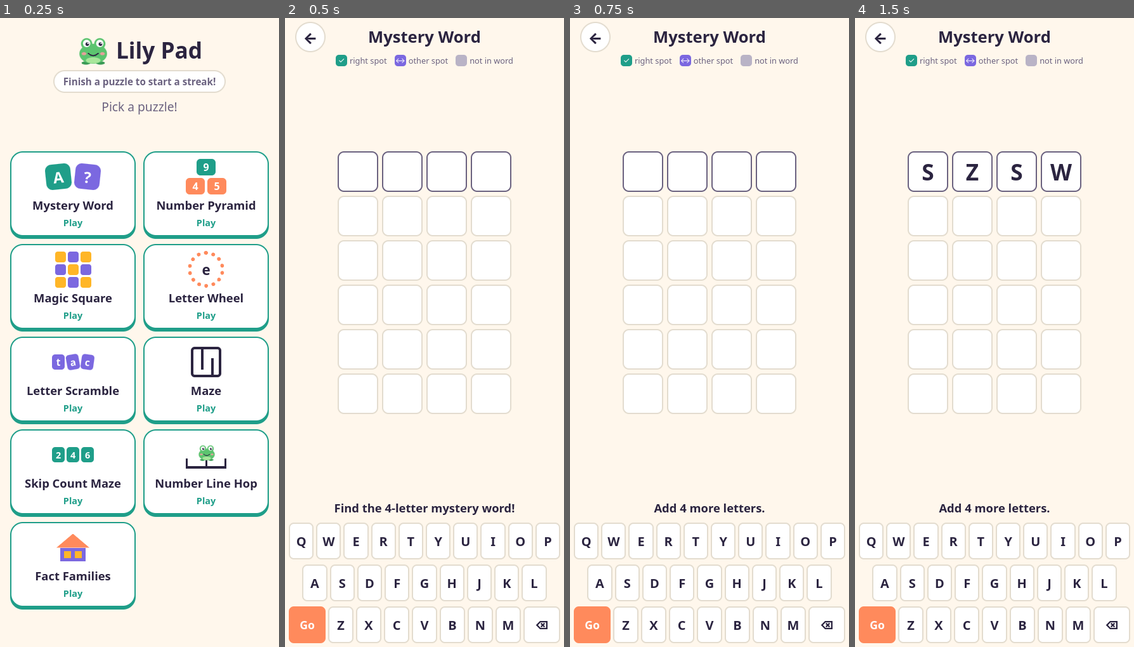
Above: before the commit, frames 1-4 (left to right).
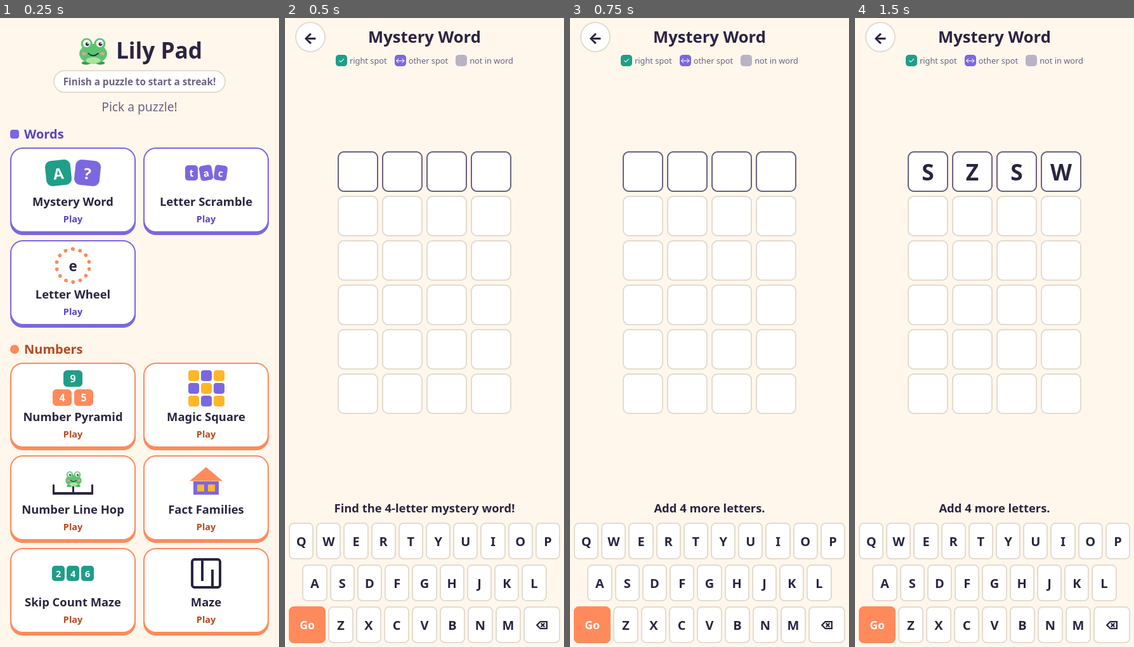
Above: after the commit, the same moments.

Repository: glee-builds/kids-puzzles
Game: browser game, page index.html
Two runs of this game, one before a commit and one after it. Both use one fixed random seed, a clock stepped at 60 frames per second and the inputs below.
Inputs:
- Up to frame 1 (0.25 s): no input
- Up to frame 2 (0.5 s): click "A ? Mystery Word Play" at 0.27 s
- Up to frame 3 (0.75 s): click "Go" at 0.52 s
- Up to frame 4 (1.5 s): hold S 1.03-1.3 s; tap Z at 1.1 s; hold W from 1.35 s (still down)

The runs differ from the first frame. In frame 1, 17% of the frame differs, in the area x 3-97%, y 17-99%; in frame 2, nothing differs; in frame 3, nothing differs; in frame 4, nothing differs.

Commit message:
Group the home screen into Words and Numbers sections
Co-Authored-By: Claude Opus 5.5 <noreply@anthropic.com>

Diff:
--- a/index.html
+++ b/index.html
@@ -18,8 +18,10 @@
         <p class="subtitle">Pick a puzzle!</p>
       </header>
 
-      <nav class="cards" aria-label="Puzzles">
-        <a class="card card-play" href="#mystery-word">
+      <section class="group group-words" aria-labelledby="group-words">
+        <h2 class="group-title" id="group-words">Words</h2>
+        <nav class="cards" aria-label="Words puzzles">
+        <a class="card card-play card-words" href="#mystery-word">
           <span class="card-art" aria-hidden="true">
             <span class="mini mini-a">A</span><span class="mini mini-q">?</span>
           </span>
@@ -27,7 +29,28 @@
           <span class="card-status" id="status-mystery-word">Play</span>
         </a>
 
-        <a class="card card-play" href="#number-pyramid">
+        <a class="card card-play card-words" href="#letter-scramble">
+          <span class="card-art" aria-hidden="true">
+            <span class="scramble-art"><span>t</span><span>a</span><span>c</span></span>
+          </span>
+          <span class="card-name">Letter Scramble</span>
+          <span class="card-status" id="status-letter-scramble">Play</span>
+        </a>
+
+        <a class="card card-play card-words" href="#letter-wheel">
+          <span class="card-art" aria-hidden="true">
+            <span class="wheel"><span>e</span></span>
+          </span>
+          <span class="card-name">Letter Wheel</span>
+          <span class="card-status" id="status-letter-wheel">Play</span>
+        </a>
+        </nav>
+      </section>
+
+      <section class="group group-numbers" aria-labelledby="group-numbers">
+        <h2 class="group-title" id="group-numbers">Numbers</h2>
+        <nav class="cards" aria-label="Numbers puzzles">
+        <a class="card card-play card-numbers" href="#number-pyramid">
           <span class="card-art" aria-hidden="true">
             <span class="bricks">
               <span class="brick-row"><span>9</span></span>
@@ -38,7 +61,7 @@
           <span class="card-status" id="status-number-pyramid">Play</span>
         </a>
 
-        <a class="card card-play" href="#magic-square">
+        <a class="card card-play card-numbers" href="#magic-square">
           <span class="card-art" aria-hidden="true">
             <span class="square-art"><span></span><span></span><span></span><span></span><span></span><span></span><span></span><span></span><span></span></span>
           </span>
@@ -46,55 +69,39 @@
           <span class="card-status" id="status-magic-square">Play</span>
         </a>
 
-        <a class="card card-play" href="#letter-wheel">
-          <span class="card-art" aria-hidden="true">
-            <span class="wheel"><span>e</span></span>
-          </span>
-          <span class="card-name">Letter Wheel</span>
-          <span class="card-status" id="status-letter-wheel">Play</span>
-        </a>
-
-
-        <a class="card card-play" href="#letter-scramble">
-          <span class="card-art" aria-hidden="true">
-            <span class="scramble-art"><span>t</span><span>a</span><span>c</span></span>
-          </span>
-          <span class="card-name">Letter Scramble</span>
-          <span class="card-status" id="status-letter-scramble">Play</span>
-        </a>
-
-        <a class="card card-play" href="#maze">
+        <a class="card card-play card-numbers" href="#number-line">
+          <span class="card-art" aria-hidden="true">
+            <span class="hop-art"><img class="hop-frog" src="assets/frog.svg" alt=""></span>
+          </span>
+          <span class="card-name">Number Line Hop</span>
+          <span class="card-status" id="status-number-line">Play</span>
+        </a>
+
+        <a class="card card-play card-numbers" href="#fact-families">
+          <span class="card-art" aria-hidden="true">
+            <span class="house-art"><span class="house-art-roof"></span><span class="house-art-body"><span></span><span></span></span></span>
+          </span>
+          <span class="card-name">Fact Families</span>
+          <span class="card-status" id="status-fact-families">Play</span>
+        </a>
+
+        <a class="card card-play card-numbers" href="#skip-maze">
+          <span class="card-art" aria-hidden="true">
+            <span class="skip-art"><span>2</span><span>4</span><span>6</span></span>
+          </span>
+          <span class="card-name">Skip Count Maze</span>
+          <span class="card-status" id="status-skip-maze">Play</span>
+        </a>
+
+        <a class="card card-play card-numbers" href="#maze">
           <span class="card-art" aria-hidden="true">
             <span class="maze-art"></span>
           </span>
           <span class="card-name">Maze</span>
           <span class="card-status" id="status-maze">Play</span>
         </a>
-
-        <a class="card card-play" href="#skip-maze">
-          <span class="card-art" aria-hidden="true">
-            <span class="skip-art"><span>2</span><span>4</span><span>6</span></span>
-          </span>
-          <span class="card-name">Skip Count Maze</span>
-          <span class="card-status" id="status-skip-maze">Play</span>
-        </a>
-
-        <a class="card card-play" href="#number-line">
-          <span class="card-art" aria-hidden="true">
-            <span class="hop-art"><img class="hop-frog" src="assets/frog.svg" alt=""></span>
-          </span>
-          <span class="card-name">Number Line Hop</span>
-          <span class="card-status" id="status-number-line">Play</span>
-        </a>
-
-        <a class="card card-play" href="#fact-families">
-          <span class="card-art" aria-hidden="true">
-            <span class="house-art"><span class="house-art-roof"></span><span class="house-art-body"><span></span><span></span></span></span>
-          </span>
-          <span class="card-name">Fact Families</span>
-          <span class="card-status" id="status-fact-families">Play</span>
-        </a>
-      </nav>
+        </nav>
+      </section>
     </section>
 
     <!-- Mystery Word -->
--- a/styles.css
+++ b/styles.css
@@ -14,6 +14,10 @@
 
   --go: #ff8a5c;
   --star: #ffb627;
+  --words: #7b68e0;      /* home sections: purple for words */
+  --words-ink: #5644c4;  /* darker, for text on white */
+  --numbers: #ff8a5c;    /* orange for numbers */
+  --numbers-ink: #b8481a;
 }
 
 @media (prefers-color-scheme: dark) {
@@ -24,6 +28,8 @@
     --surface: #2c2840;
     --border: #463f60;
     --none: #67617f;
+    --words-ink: #b4a8ff;
+    --numbers-ink: #ffa47f;
   }
 }
 
@@ -203,9 +209,29 @@
   display: grid;
   grid-template-columns: 1fr 1fr;
   gap: 12px;
-  margin: auto 0;
-  padding: 8px 0 16px;
-}
+  padding: 0 0 16px;
+}
+
+/* Words and Numbers sections, each with its own color. */
+.group-title {
+  display: flex;
+  align-items: center;
+  gap: 8px;
+  margin: 8px 0 8px;
+  font-size: 1.25rem;
+}
+
+.group-title::before {
+  content: "";
+  width: 14px;
+  height: 14px;
+  border-radius: 4px;
+}
+
+.group-words .group-title { color: var(--words-ink); }
+.group-words .group-title::before { background: var(--words); }
+.group-numbers .group-title { color: var(--numbers-ink); }
+.group-numbers .group-title::before { background: var(--numbers); border-radius: 50%; }
 
 .card {
   display: flex;
@@ -249,6 +275,13 @@
 .card-play .card-status {
   color: var(--here);
 }
+
+.card-words { border-color: var(--words); box-shadow: 0 4px 0 var(--words); }
+.card-words:active { box-shadow: 0 1px 0 var(--words); }
+.card-words .card-status { color: var(--words-ink); }
+.card-numbers { border-color: var(--numbers); box-shadow: 0 4px 0 var(--numbers); }
+.card-numbers:active { box-shadow: 0 1px 0 var(--numbers); }
+.card-numbers .card-status { color: var(--numbers-ink); }
 
 /* Small drawings on each card, made from shapes (no image files). */
 .card-art {
Not shown, changed: docs/decisions.md
